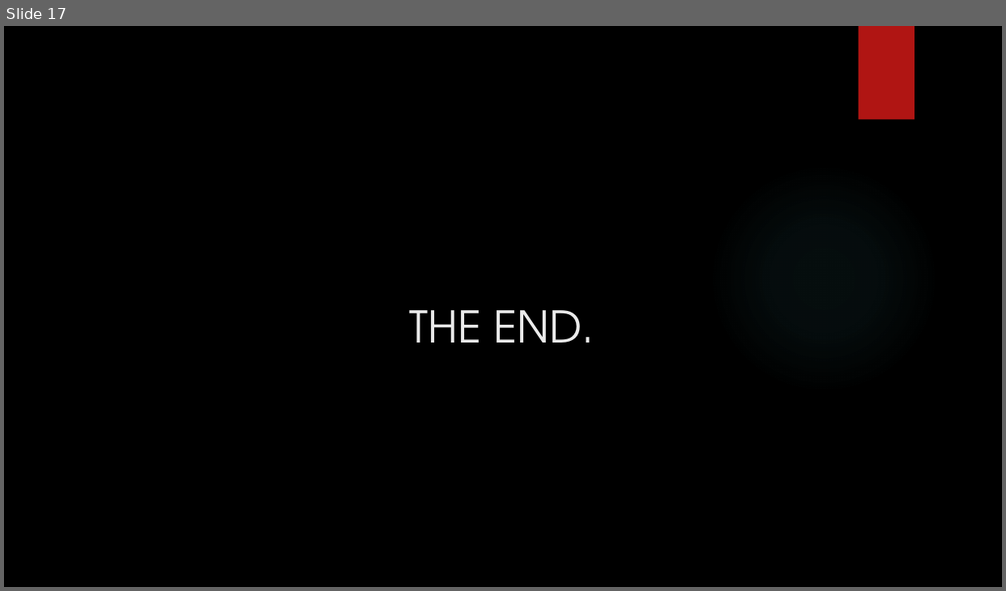
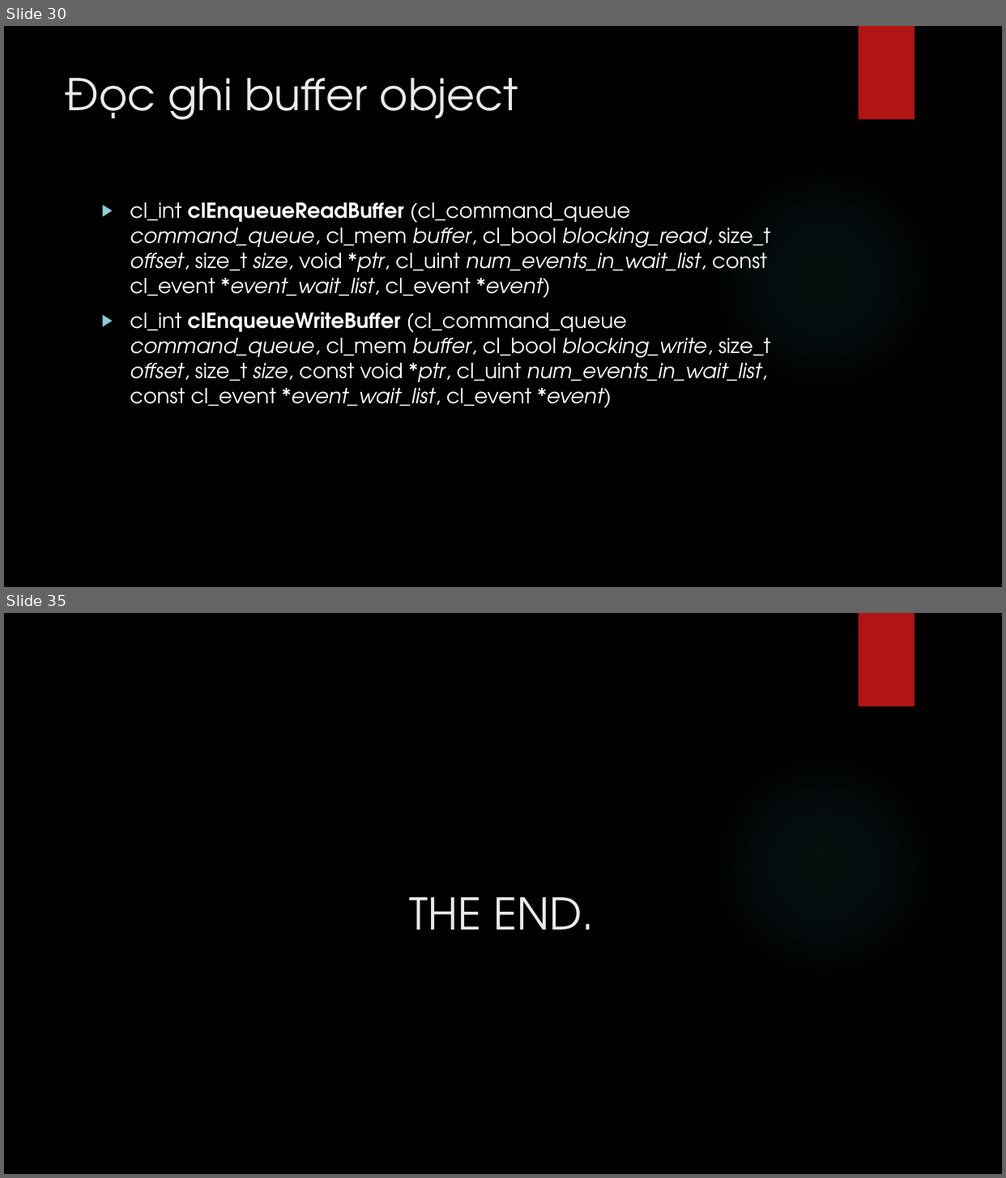
Before and after one commit to hailc91/Xlss, a slide deck: Project/bao cao/OpenCL.pptx. Shown one above the other, each under a label of ours: slide 17 before the commit, slides 30 and 35 after it; the slides between them are not shown. The pictures are 1006x591 and 1006x1178 pixels, drawn with LibreOffice and Linux fonts; fonts in the diff are those of the drawing; background and template pictures are left out. Boxes give left, top, right and bottom in pixels: in the first picture for what was removed or moved away, otherwise in the second. Text is boxed around its words. In the diff, an @@ line names an element or a change of style, - is before the commit and + after.

```diff
--- a/Project/bao cao/OpenCL.pptx
+++ b/Project/bao cao/OpenCL.pptx
@@ slide 30 added at (4, 26, 1002, 587), background picture (left out); not listed: 2 template elements that a slide beside it also shows @@
@@ title added at (65, 78, 518, 120), 42 pt, text #EBEBEB @@
+Đọc ghi buffer object
@@ text added at (130, 203, 770, 408), 20 pt, text #FFFFFF @@
+▶ cl_int clEnqueueReadBuffer (cl_command_queue command_queue, cl_mem buffer, cl_bool blocking_read, size_t offset, size_t size, void *ptr, cl_uint num_events_in_wait_list, const cl_event *event_wait_list, cl_event *event)
+▶ cl_int clEnqueueWriteBuffer (cl_command_queue command_queue, cl_mem buffer, cl_bool blocking_write, size_t offset, size_t size, const void *ptr, cl_uint num_events_in_wait_list, const cl_event *event_wait_list, cl_event *event)
@@ what was slide 17 is now slide 35 @@
```
Also in this commit, not shown: 4 slides changed, 17 other slides added.
